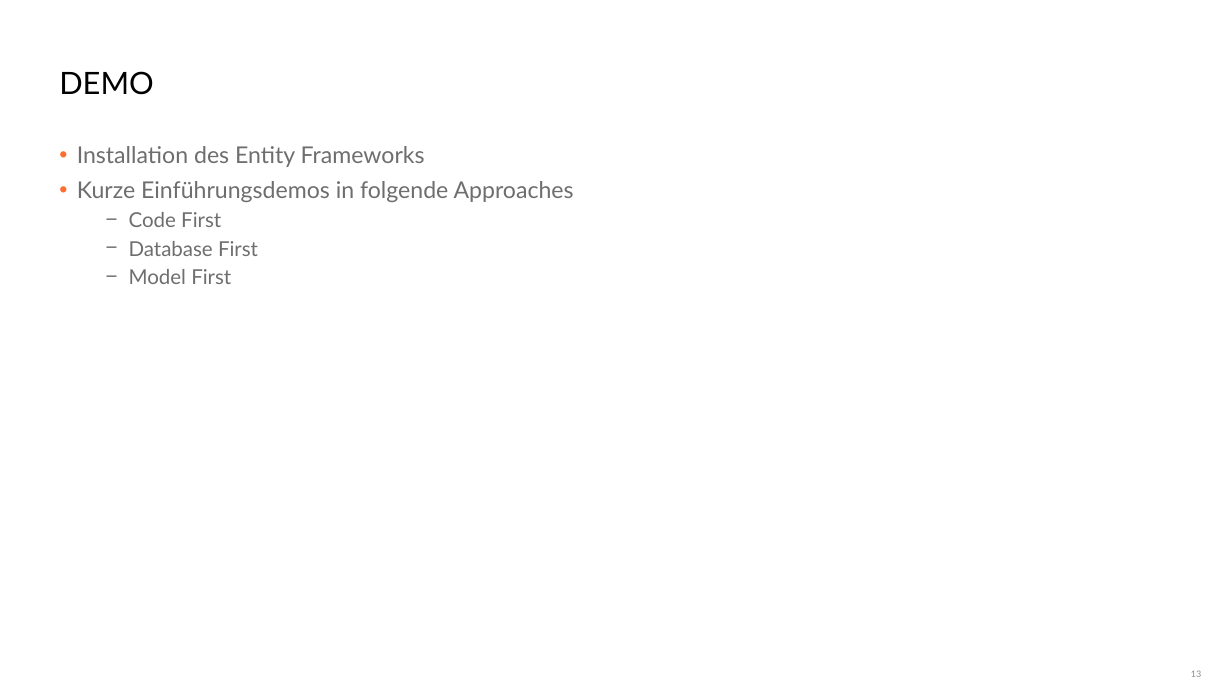
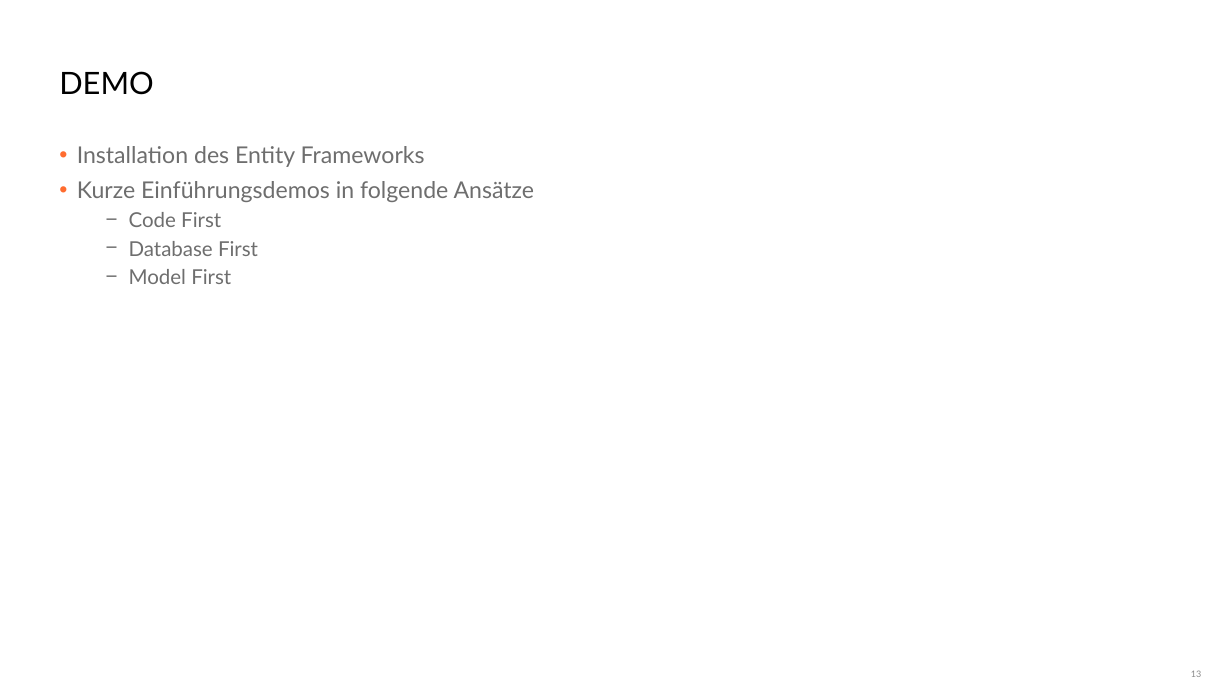
Before and after one commit to danielbeckmann/DotNETJumpStart, a slide deck: slide 13 of 03. Entity Framework/Datenmodellierung und -abfrage mit dem Entity Framework.pptx. Drawn at 1232x693 pixels with LibreOffice and Linux fonts; fonts in the diff are those of the drawing; background and template pictures are left out. Boxes give left, top, right and bottom in pixels: in the first picture for what was removed or moved away, otherwise in the second. Text is boxed around its words. In the diff, an @@ line names an element or a change of style, - is before the commit and + after.

```diff
--- a/03. Entity Framework/Datenmodellierung und -abfrage mit dem Entity Framework.pptx
+++ b/03. Entity Framework/Datenmodellierung und -abfrage mit dem Entity Framework.pptx
@@ text at (77,181,535,202): text changed @@
-• Kurze Einführungsdemos in folgende Approaches
+• Kurze Einführungsdemos in folgende Ansätze
```
Also in this commit, not shown: 11 other slides changed, 1 slide added, 3 other files.
